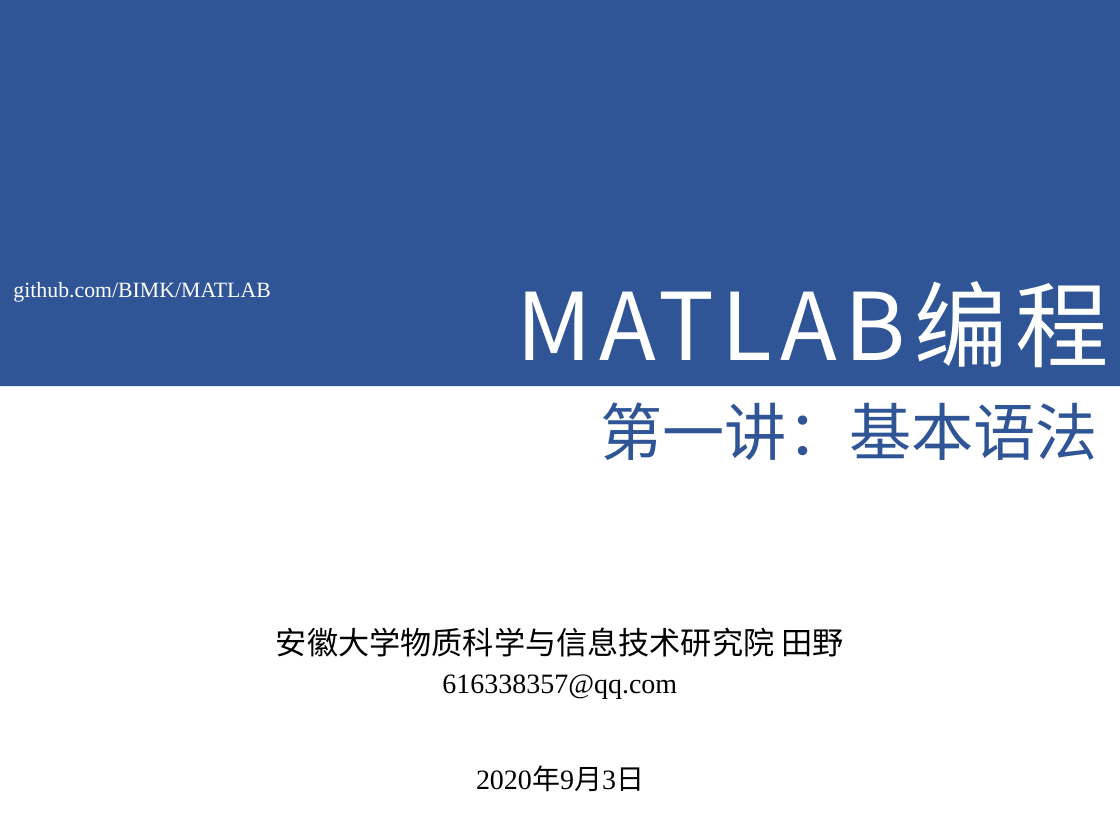
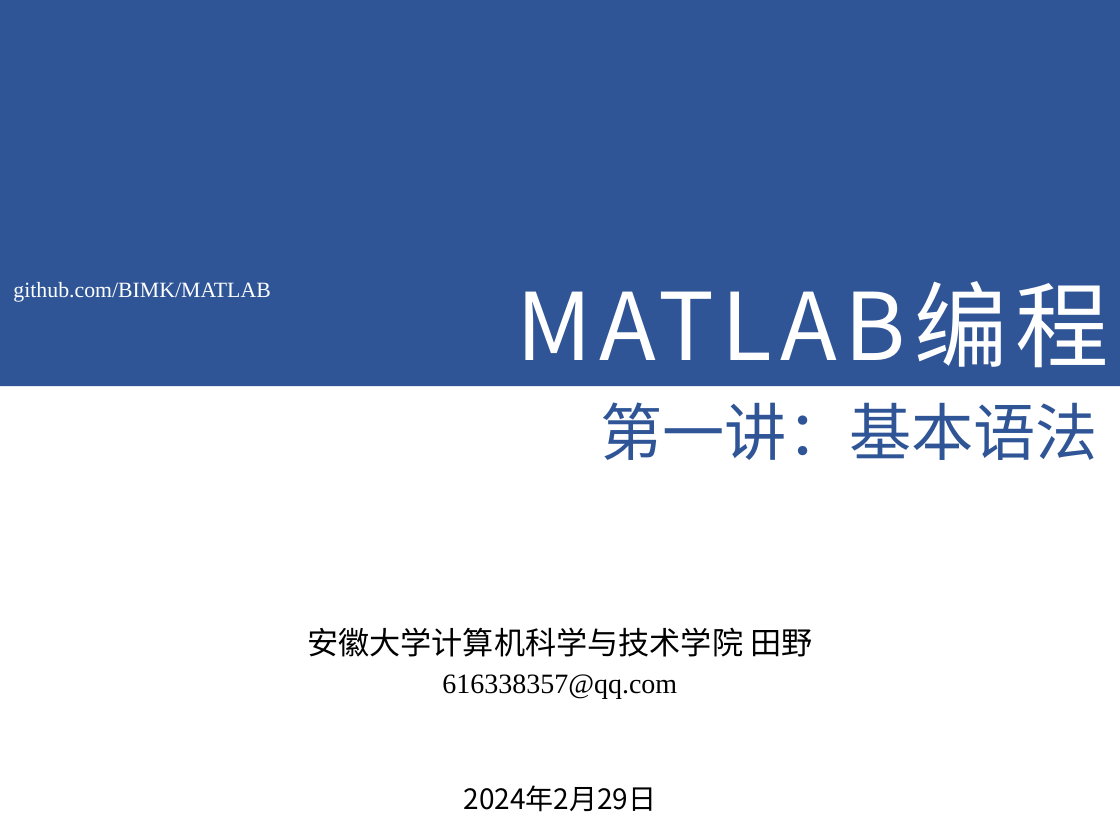
Before and after one commit to BIMK/MATLAB, a slide deck: slide 1 of slides/第1讲.pptx. Drawn at 1120x840 pixels with LibreOffice and Linux fonts; fonts in the diff are those of the drawing; background and template pictures are left out. Boxes give left, top, right and bottom in pixels: in the first picture for what was removed or moved away, otherwise in the second. Text is boxed around its words. In the diff, an @@ line names an element or a change of style, - is before the commit and + after.

```diff
--- a/slides/第1讲.pptx
+++ b/slides/第1讲.pptx
@@ text at <box>307,627,812,657</box>: text changed @@
-安徽大学物质科学与信息技术研究院 田野
+安徽大学计算机科学与技术学院 田野
@@ text removed at <box>476,768,644,792</box> @@
-2020年9月3日
@@ text added at <box>464,785,657,812</box>, 18 pt, text #000000 @@
+2024年2月29日
```
Also in this commit, not shown: 19 other slides changed, 5 slides added, 7 other files.
